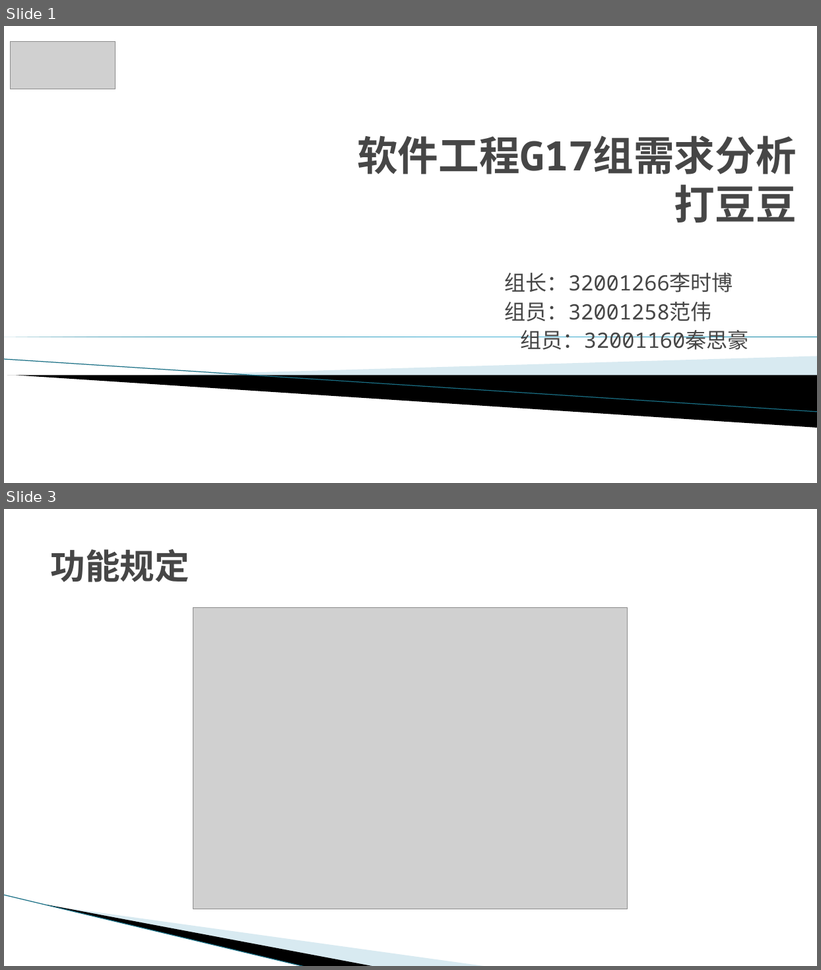
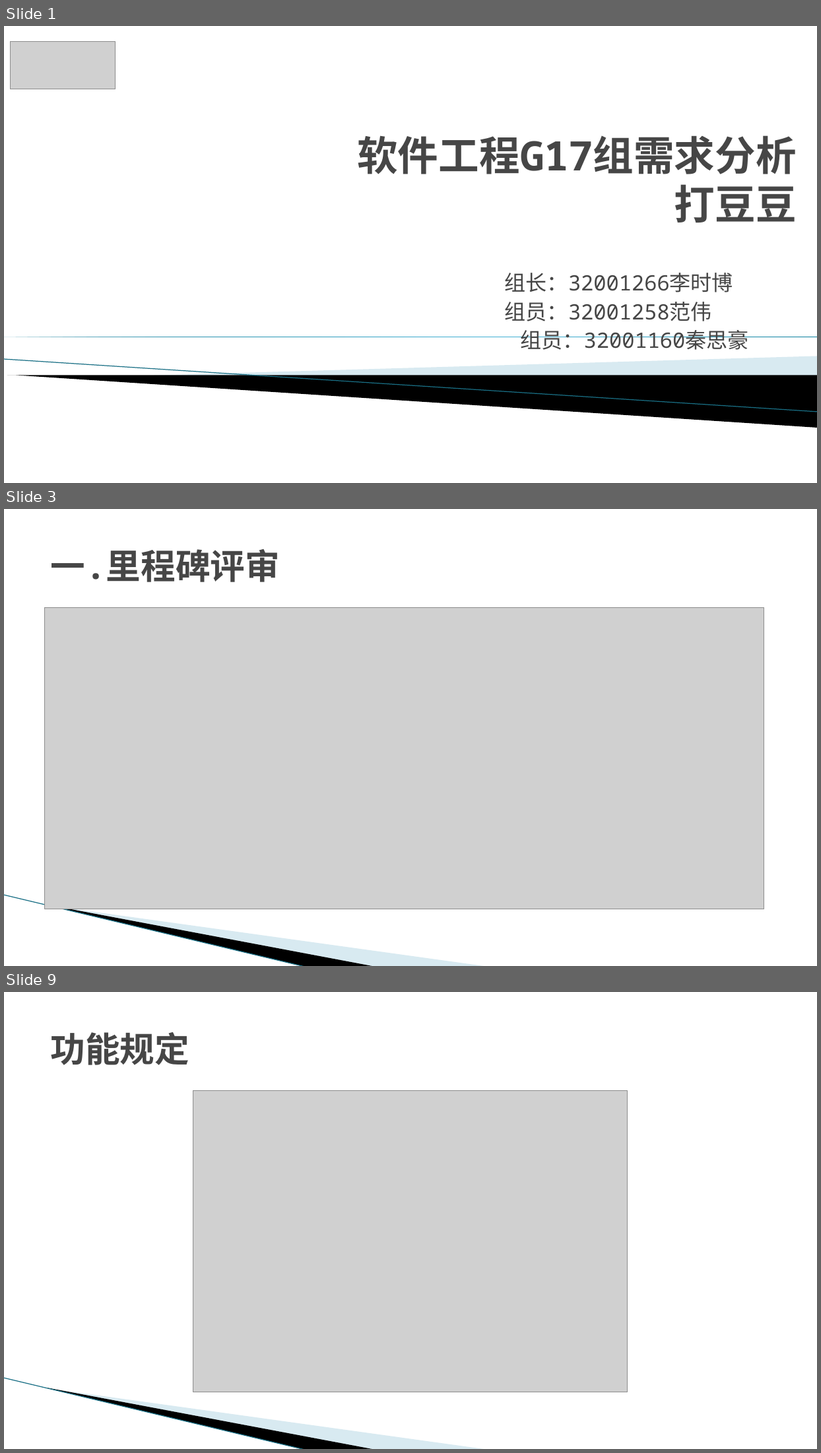
Before and after one commit to G17workfordadoudou/dadoudou, a slide deck: SE2022-G17小组-软件需求.pptx. Shown one above the other, each under a label of ours: slides 1 and 3 before the commit, slides 1, 3 and 9 after it; the slides between them are not shown. The pictures are 821x970 and 821x1453 pixels, drawn with LibreOffice and Linux fonts; fonts in the diff are those of the drawing; grey boxes stand for pictures; background and template pictures are left out. Boxes give left, top, right and bottom in pixels: in the first picture for what was removed or moved away, otherwise in the second. Text is boxed around its words. In the diff, an @@ line names an element or a change of style, - is before the commit and + after.

```diff
--- a/SE2022-G17小组-软件需求.pptx
+++ b/SE2022-G17小组-软件需求.pptx
@@ slide 3 added at <box>4,509,817,966</box>, background #FFFFFF; not listed: 3 template elements that a slide beside it also shows @@
@@ title added at <box>51,549,280,582</box>, 41 pt, text #464646, bold @@
+一.里程碑评审
@@ picture added at <box>45,608,765,910</box> @@
@@ what was slide 3 is now slide 9 @@
```
Also in this commit, not shown: 1 slide changed, 8 other slides added, 7 other files.
